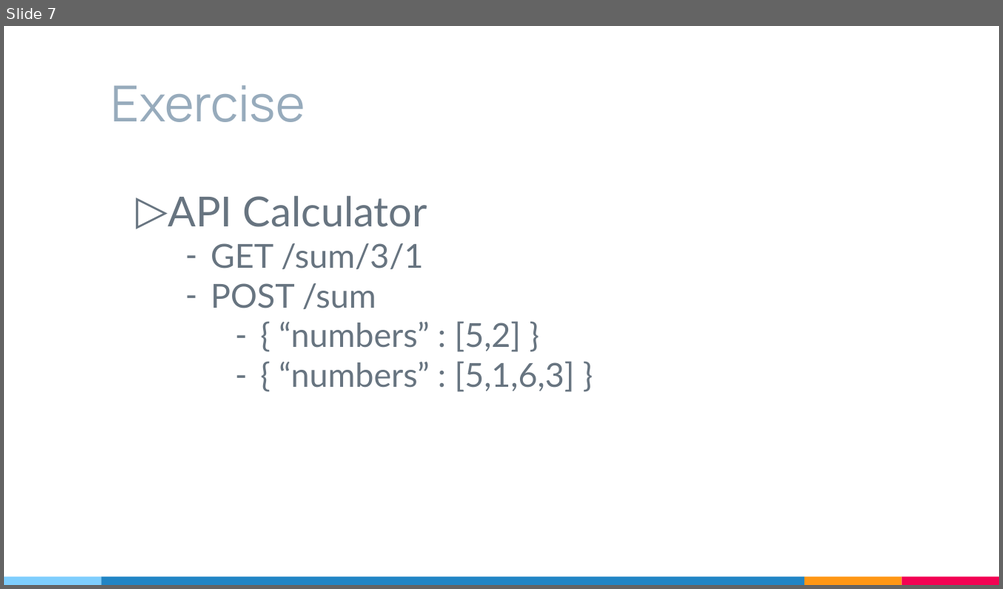
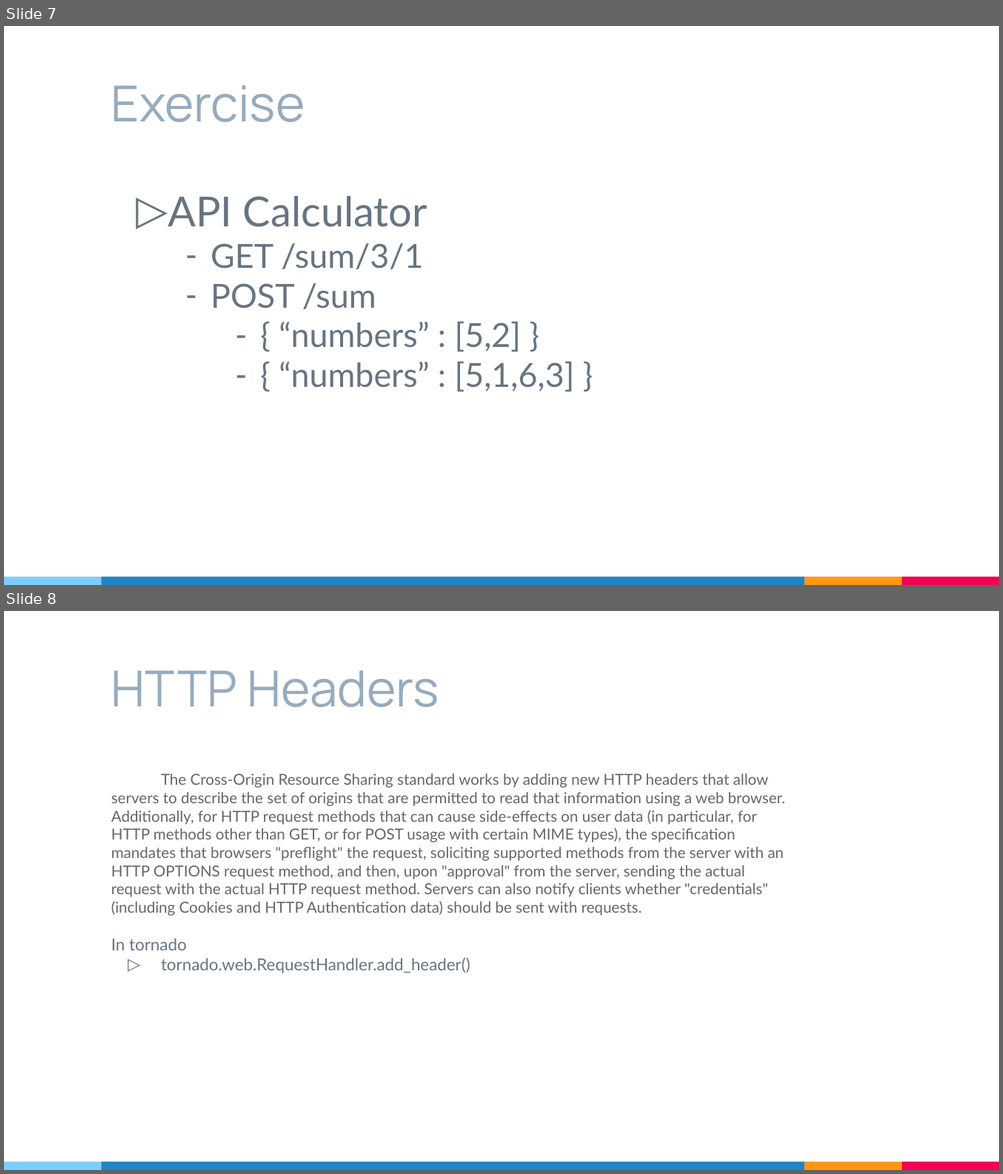
Before and after one commit to MasTerXP/tornado_tdc_example, a slide deck: Helloworld Tornado.pptx. Shown one above the other, each under a label of ours: slide 7 before the commit, slides 7 and 8 after it. The pictures are 1003x589 and 1003x1174 pixels, drawn with LibreOffice and Linux fonts; fonts in the diff are those of the drawing. Boxes give left, top, right and bottom in pixels: in the first picture for what was removed or moved away, otherwise in the second. Text is boxed around its words. In the diff, an @@ line names an element or a change of style, - is before the commit and + after.

```diff
--- a/Helloworld Tornado.pptx
+++ b/Helloworld Tornado.pptx
@@ slide 8 added at bbox=[4, 611, 999, 1170], background #FFFFFF; not listed: 4 template elements that a slide beside it also shows @@
@@ title added at bbox=[111, 671, 439, 707], 36 pt, text #97ABBC @@
+HTTP Headers
@@ text added at bbox=[111, 774, 785, 974], 11 pt, text #666666 @@
+The Cross-Origin Resource Sharing standard works by adding new HTTP headers that allow servers to describe the set of origins that are permitted to read that information using a web browser. Additionally, for HTTP request methods that can cause side-effects on user data (in particular, for HTTP methods other than GET, or for POST usage with certain MIME types), the specification mandates that browsers "preflight" the request, soliciting supported methods from the server with an HTTP OPTIONS request method, and then, upon "approval" from the server, sending the actual request with the actual HTTP request method. Servers can also notify clients whether "credentials" (including Cookies and HTTP Authentication data) should be sent with requests.
+In tornado
+▷ tornado.web.RequestHandler.add_header()
```
Also in this commit, not shown: 2 other slides added, 3 slides removed, 9 other files.
